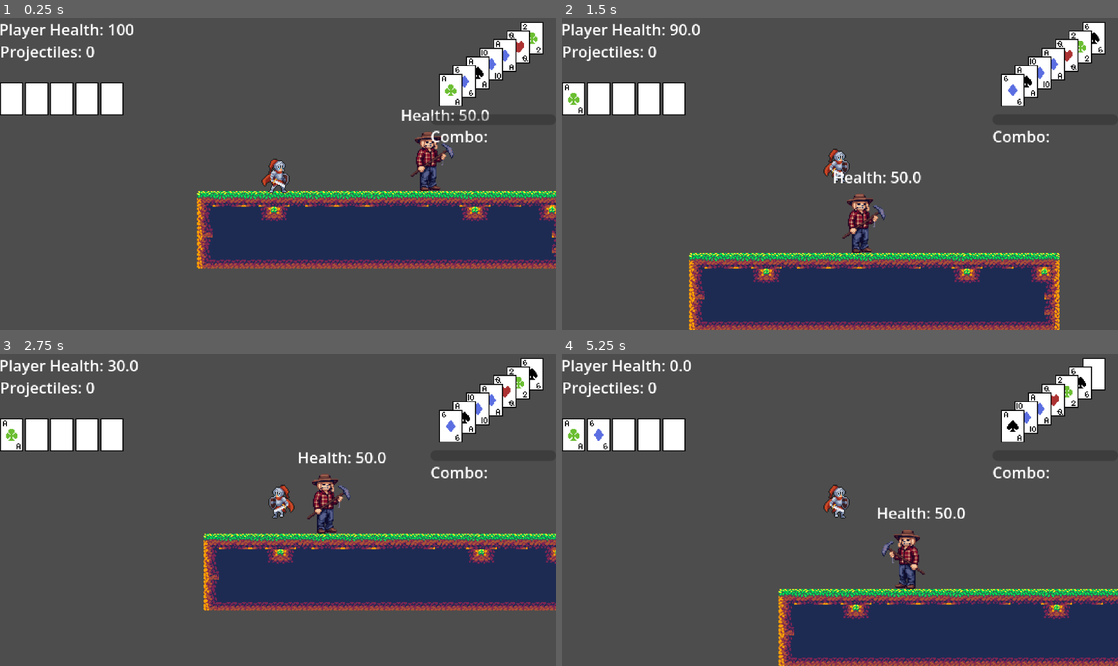
Above: before the commit, frames 1-4 (two rows, left to right).
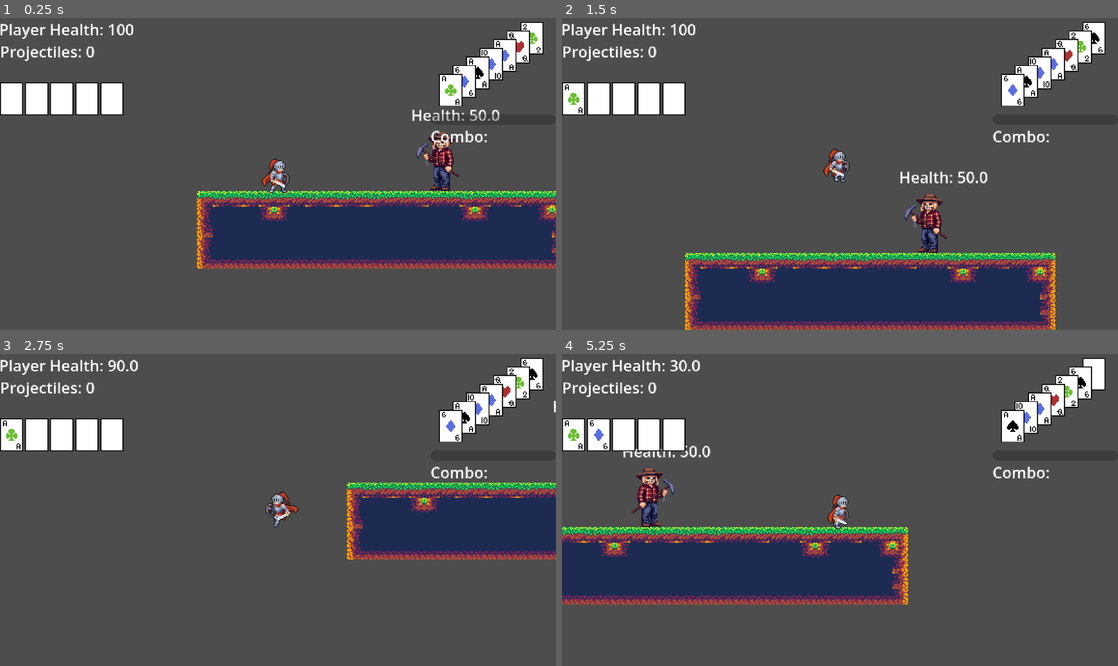
Above: after the commit, the same moments.

Repository: kli007/Bluff-All-In
Game: Godot game, scene res://main.tscn
The game is run twice, just before and just after one commit, with the same random seed, the same clock (stepped at 60 frames per second) and the same inputs.
Inputs:
- Up to frame 1 (0.25 s): no input
- Up to frame 2 (1.5 s): tap Enter (Showdown) at 0.5 s; hold D (Move_Right) from 0.53 s (still down); tap , (Attack) at 0.6 s; tap Space (Move_Jump) at 0.77 s; tap Shift (Burn) at 1.35 s
- Up to frame 3 (2.75 s): tap Space (Move_Jump) at 1.52 s; release D (Move_Right) at 2.03 s; hold A (Move_Left) from 2.03 s (still down); tap Caps Lock (Dash) at 2.1 s
- Up to frame 4 (5.25 s): release A (Move_Left) at 2.78 s; hold D (Move_Right) 2.78-4.28 s; tap Delete (Delete) at 2.85 s; tap Space (Move_Jump) at 3.02, 3.77, 4.52 s; hold . (Trick) 3.53-4.28 s; hold A (Move_Left) 4.28-5.03 s; tap , (Attack) at 4.35 s; hold D (Move_Right) from 5.03 s (still down); hold Shift (Burn) from 5.03 s (still down)

The runs differ from the first frame. In frame 1, 1.4% of the frame differs, in the area x 72-90%, y 29-56%; in frame 2, 6.6%; in frame 3, 22%; in frame 4, 31%, in the area x 0-100%, y 1-100%.

Commit message:
reworked charge enemy
now using states and timers.

Diff:
--- a/Enemy/chargerEnemy.tscn
+++ b/Enemy/chargerEnemy.tscn
@@ -14,4 +14,13 @@
 [node name="WalkTimer" type="Timer" parent="." index="6" unique_id=1326325305]
 one_shot = true
 
+[node name="DelayTimer" type="Timer" parent="." index="7" unique_id=1084724012]
+one_shot = true
+
+[node name="LookTimer" type="Timer" parent="." index="8" unique_id=1451109742]
+wait_time = 0.5
+one_shot = true
+
 [connection signal="timeout" from="WalkTimer" to="." method="_on_walk_timer_timeout"]
+[connection signal="timeout" from="DelayTimer" to="." method="_on_delay_timer_timeout"]
+[connection signal="timeout" from="LookTimer" to="." method="_on_look_timer_timeout"]
--- a/Enemy/charger_enemy.gd
+++ b/Enemy/charger_enemy.gd
@@ -1,12 +1,17 @@
 extends Enemy
+
+enum State {IDLE, WALK, CHARGE, LOOK}
 
 @export var charge_speed: float = 400.0
 @export var charge_damage: String
 
-@onready var floorCheck: Node = $VisualManager/FloorRay
+@onready var floorRay: Node = $VisualManager/FloorRay
 @onready var walkTimer: Timer = $WalkTimer
+@onready var delayTimer: Timer = $DelayTimer
+@onready var lookTimer: Timer = $LookTimer
 
-var isAction: String
+var isAction: State = State.IDLE
+var lookingCounter: int = 0
 
 func _ready() -> void:
 	speed = 50
@@ -14,23 +19,49 @@
 	startHealth()
 
 func movement() -> void:
-	if floorCheck.is_colliding() and isAction == 'Walking':
-		velocity.x = direction.x * speed
-	else:
-		velocity.x = 0
+	match isAction:
+		State.CHARGE:
+			pass
+		State.LOOK:
+			lookForPlayer()
+		State.WALK:
+			if floorRay.is_colliding():
+				velocity.x = direction.x * speed
+			else:
+				changeState(State.IDLE)
+		State.IDLE:
+			velocity.x = 0
+			if delayTimer.is_stopped():
+				delayTimer.start()
+
+func startWalkTimer() -> void:
+	walkTimer.wait_time = randf_range(2.5, 5.5)
+	print(walkTimer.wait_time)
+	walkTimer.start()
+	changeState(State.WALK)
+
+func lookForPlayer() -> void:
+	if not direction.x:
+		direction.x = 1
+	if lookingCounter < 3 and lookTimer.is_stopped():
+		lookTimer.start()
+	elif lookingCounter == 3:
 		startWalkTimer()
 
-func startWalkTimer() -> void:
-	await 1.0
-	if direction.x:
-		direction.x *= -1
-	else:
-		direction.x = 1
-	walkTimer.wait_time = randf_range(2.5, 5.5)
-	walkTimer.start()
-	isAction = 'Walking'
-
+func changeState(newState: State) -> void:
+	lookingCounter = 0
+	walkTimer.stop()
+	delayTimer.stop()
+	lookTimer.stop()
+	isAction = newState
 
 func _on_walk_timer_timeout() -> void:
 	velocity.x = 0
-	isAction = ''
+	changeState(State.IDLE)
+
+func _on_delay_timer_timeout() -> void:
+	changeState(State.LOOK)
+
+func _on_look_timer_timeout() -> void:
+	direction.x *= -1
+	lookingCounter += 1
